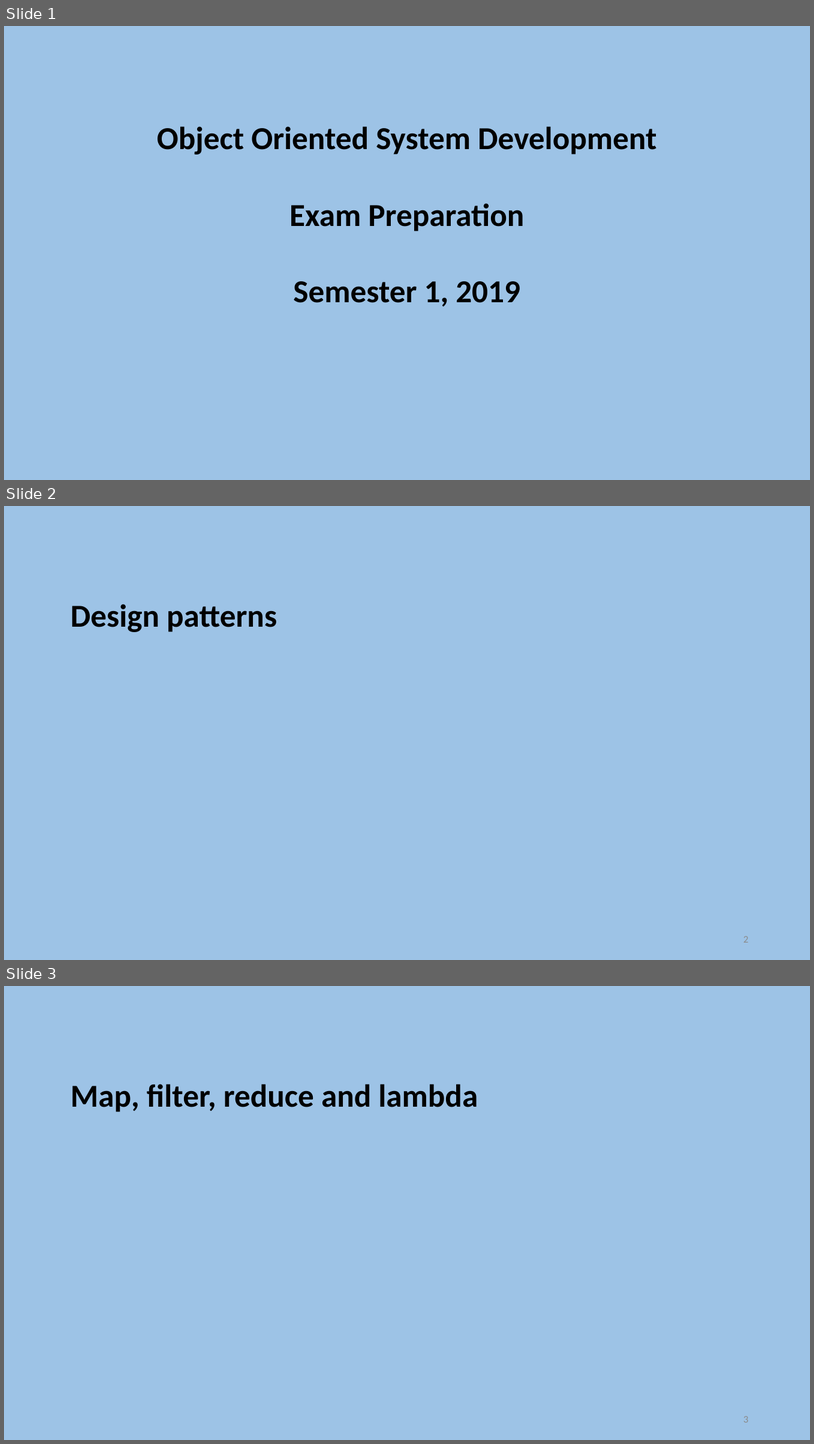
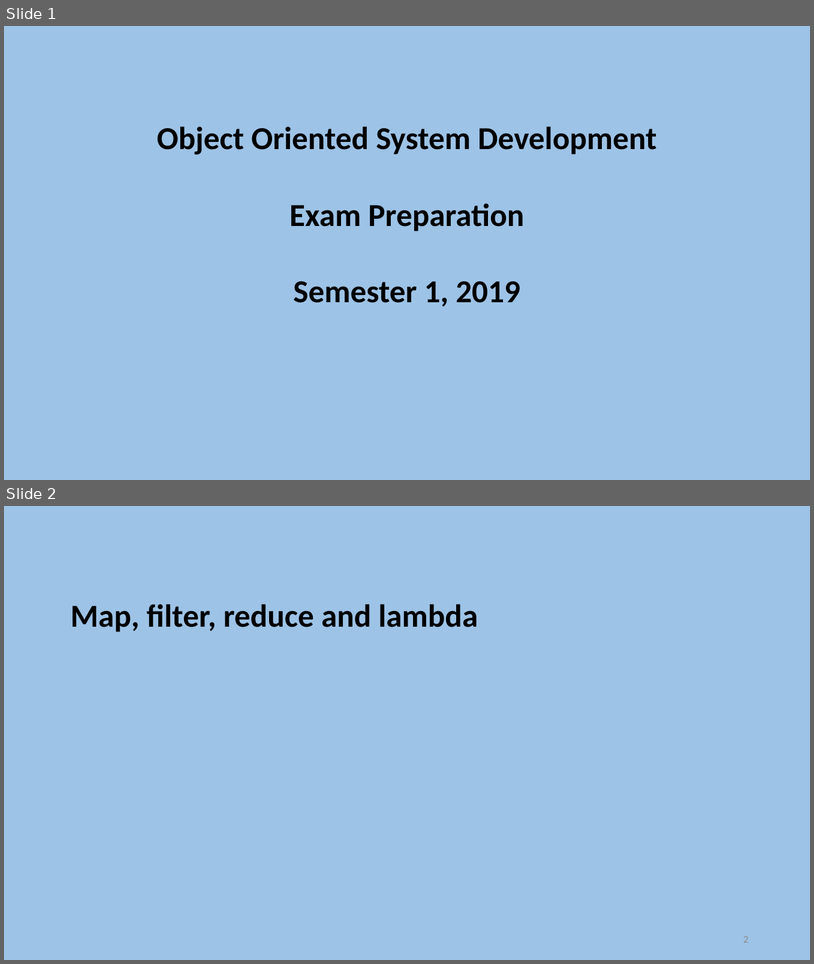
Before and after one commit to szetko/course-materials, a slide deck: OOSD/Exam Preparation/Exam Preparation.pptx. Shown one above the other, each under a label of ours: slides 1, 2 and 3 before the commit, slides 1 and 2 after it. The pictures are 814x1444 and 814x964 pixels, drawn with LibreOffice and Linux fonts; fonts in the diff are those of the drawing. Boxes give left, top, right and bottom in pixels: in the first picture for what was removed or moved away, otherwise in the second. Text is boxed around its words. In the diff, an @@ line names an element or a change of style, - is before the commit and + after.

```diff
--- a/OOSD/Exam Preparation/Exam Preparation.pptx
+++ b/OOSD/Exam Preparation/Exam Preparation.pptx
@@ slide 2 removed at bbox=[4, 506, 810, 960], background #9DC3E6 @@
@@ text removed at bbox=[71, 604, 277, 632] @@
-Design patterns
@@ page number removed at bbox=[744, 936, 749, 942] @@
-2
@@ what was slide 3 is now slide 2 @@
@@ page number at bbox=[744, 936, 749, 942]: text changed @@
-3
+2
```
Also in this commit, not shown: 2 other files.
